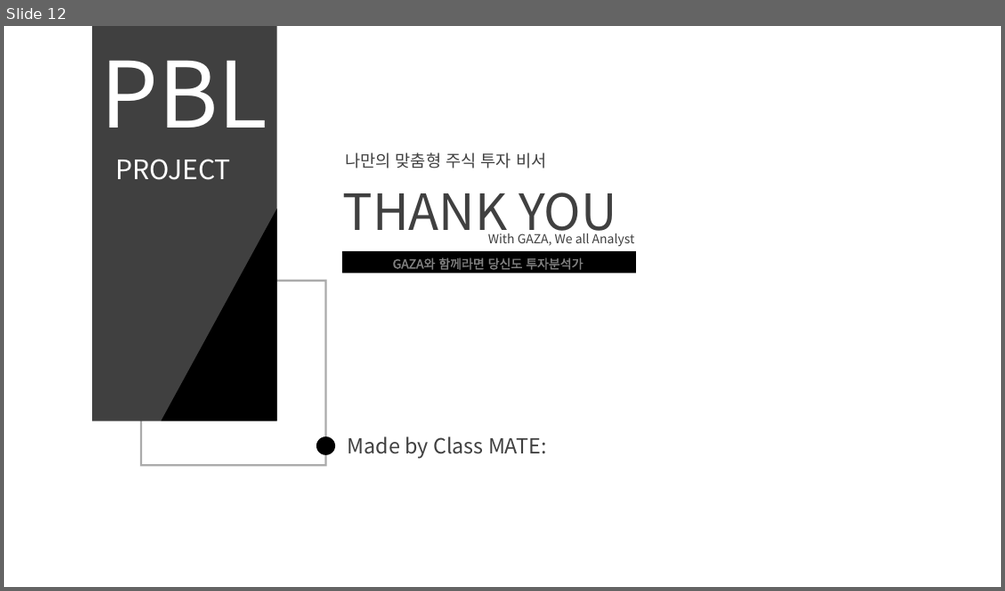
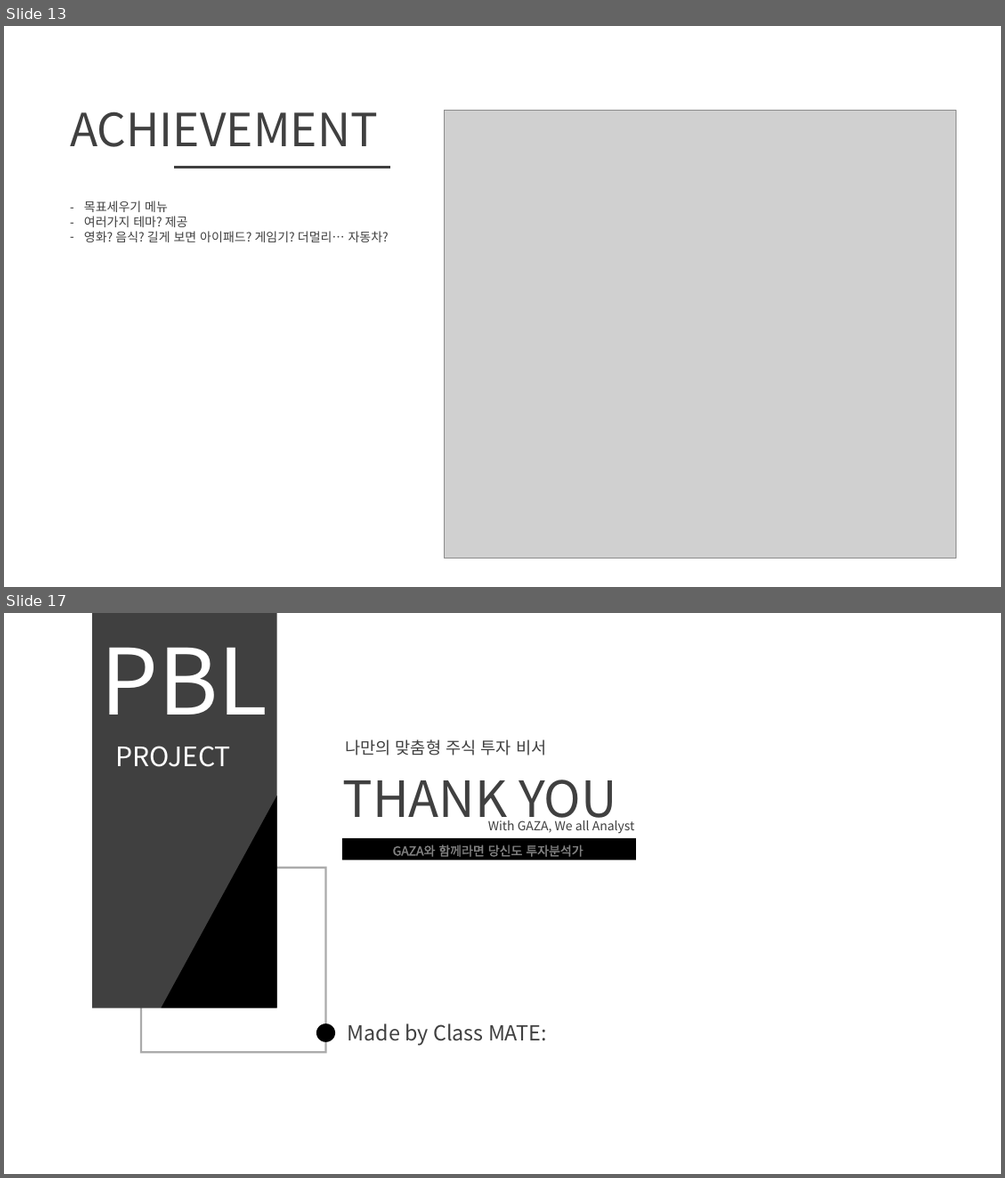
Before and after one commit to leo-kimm/project_N, a slide deck: 서비스 청사진.pptx. Shown one above the other, each under a label of ours: slide 12 before the commit, slides 13 and 17 after it; the slides between them are not shown. The pictures are 1005x591 and 1005x1178 pixels, drawn with LibreOffice and Linux fonts; fonts in the diff are those of the drawing; grey boxes stand for pictures; background and template pictures are left out. Boxes give left, top, right and bottom in pixels: in the first picture for what was removed or moved away, otherwise in the second. Text is boxed around its words. In the diff, an @@ line names an element or a change of style, - is before the commit and + after.

```diff
--- a/서비스 청사진.pptx
+++ b/서비스 청사진.pptx
@@ slide 13 added at [4,26,1001,587], background #FFFFFF @@
@@ text added at [70,111,378,147], 44 pt, text #404040 @@
+ACHIEVEMENT
@@ picture added at [445,110,956,557] @@
@@ line added from (175, 167) to (390, 167), #404040 2.5 pt @@
@@ text added at [84,200,388,242], 12 pt, text #404040 @@
+– 목표세우기 메뉴
+– 여러가지 테마? 제공
+– 영화? 음식? 길게 보면 아이패드? 게임기? 더멀리… 자동차?
@@ what was slide 12 is now slide 17 @@
```
Also in this commit, not shown: 8 slides changed, 7 other slides added, 3 slides removed.
